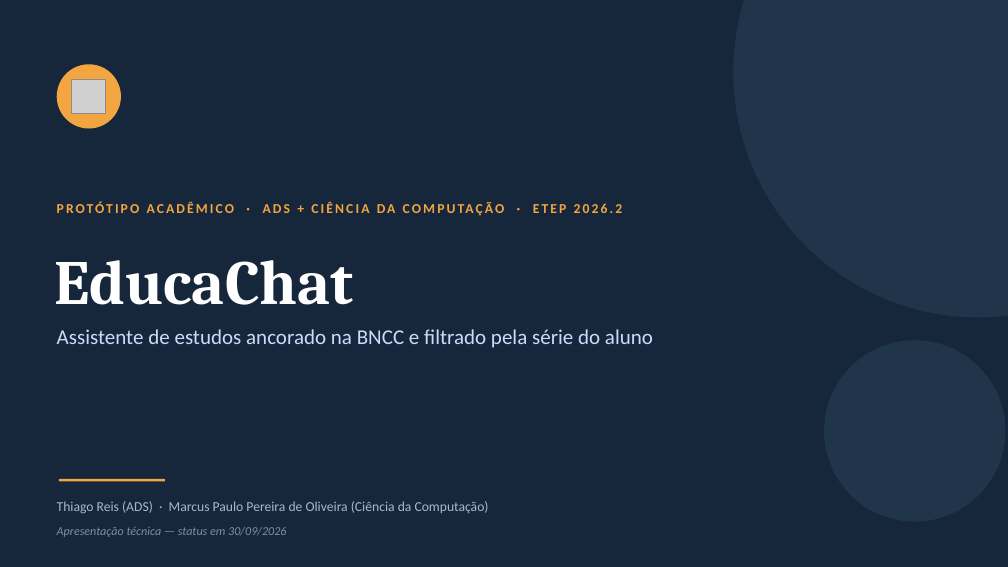
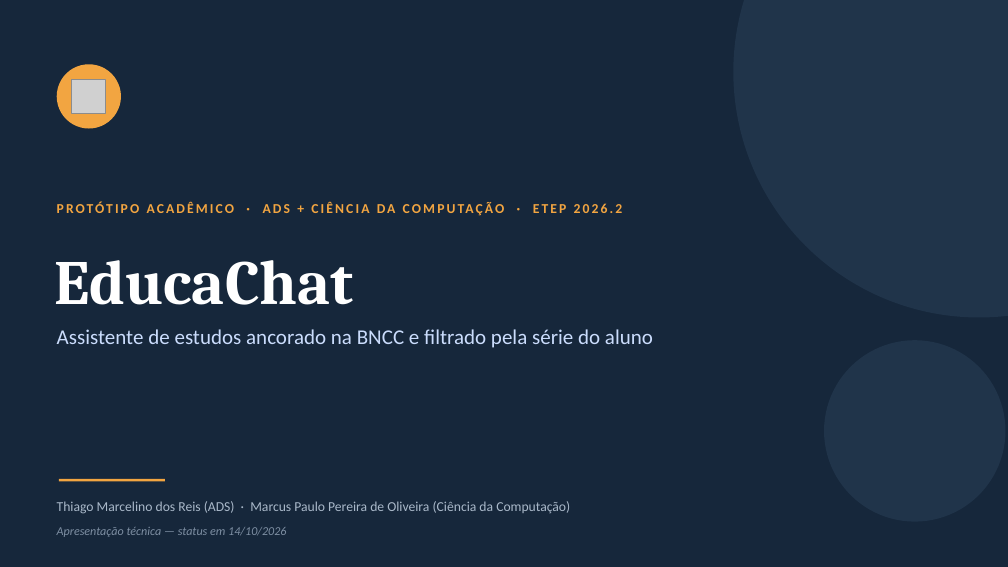
Before and after one commit to thiagoreis12/EducaChat, a slide deck: slide 2 of EducaChat_Apresentacao_Tecnica.pptx. Drawn at 1008x567 pixels with LibreOffice and Linux fonts; fonts in the diff are those of the drawing; grey boxes stand for pictures. Boxes give left, top, right and bottom in pixels: in the first picture for what was removed or moved away, otherwise in the second. Text is boxed around its words. In the diff, an @@ line names an element or a change of style, - is before the commit and + after.

```diff
--- a/EducaChat_Apresentacao_Tecnica.pptx
+++ b/EducaChat_Apresentacao_Tecnica.pptx
@@ text at bbox=[57, 501, 570, 514]: text changed @@
-Thiago Reis (ADS) · Marcus Paulo Pereira de Oliveira (Ciência da Computação)
+Thiago Marcelino dos Reis (ADS) · Marcus Paulo Pereira de Oliveira (Ciência da Computação)
@@ text at bbox=[57, 527, 286, 537]: text changed @@
-Apresentação técnica — status em 30/09/2026
+Apresentação técnica — status em 14/10/2026
```
Also in this commit, not shown: 10 other slides changed, 1 slide added.
